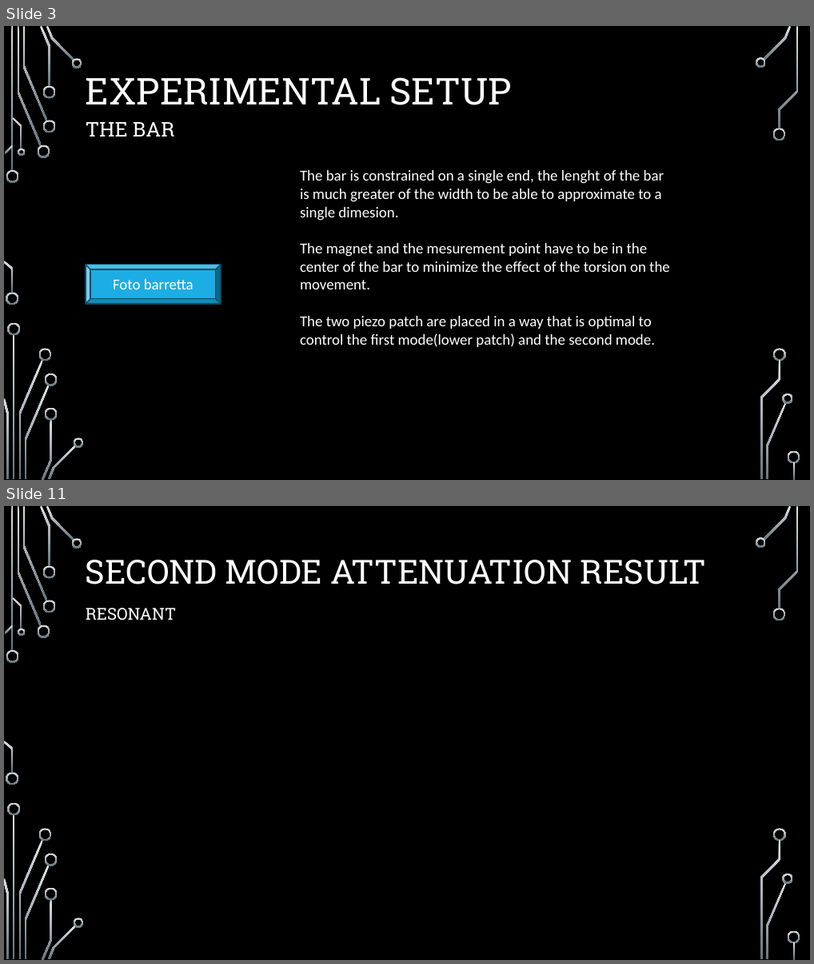
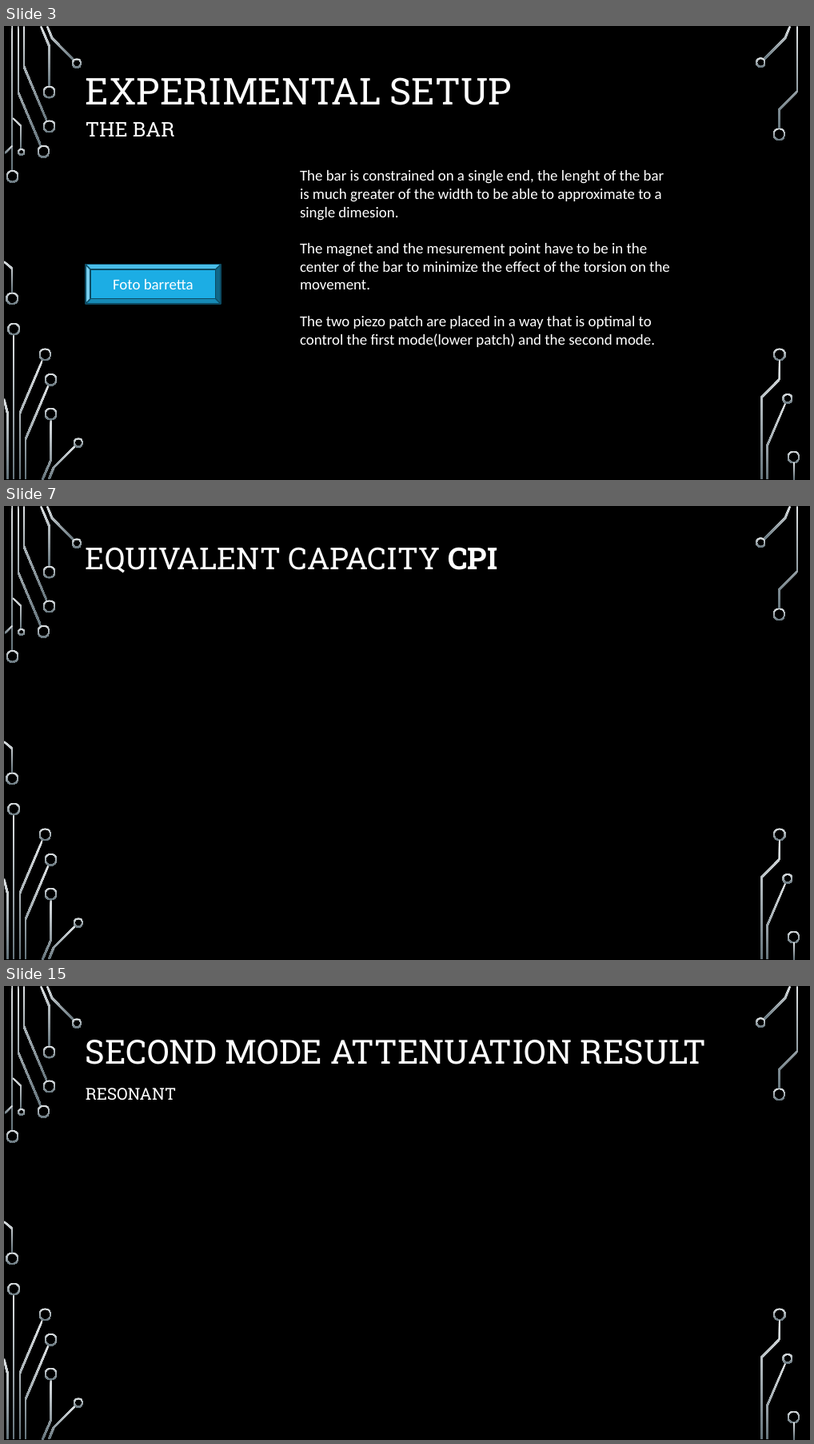
Before and after one commit to elchape99/SSCSA, a slide deck: presentazione_progetto.pptx. Shown one above the other, each under a label of ours: slides 3 and 11 before the commit, slides 3, 7 and 15 after it; the slides between them are not shown. The pictures are 814x964 and 814x1444 pixels, drawn with LibreOffice and Linux fonts; fonts in the diff are those of the drawing; background and template pictures are left out. Boxes give left, top, right and bottom in pixels: in the first picture for what was removed or moved away, otherwise in the second. Text is boxed around its words. In the diff, an @@ line names an element or a change of style, - is before the commit and + after.

```diff
--- a/presentazione_progetto.pptx
+++ b/presentazione_progetto.pptx
@@ slide 7 added at bbox=[4, 506, 810, 960], background picture (left out); not listed: 36 template elements that a slide beside it also shows @@
@@ title added at bbox=[86, 547, 498, 573], 36 pt, text #FFFFFF @@
+EQUIVALENT CAPACITY CPI
@@ what was slide 11 is now slide 15 @@
```
Also in this commit, not shown: 5 slides changed, 5 other slides added, 2 slides removed, 11 other files.
